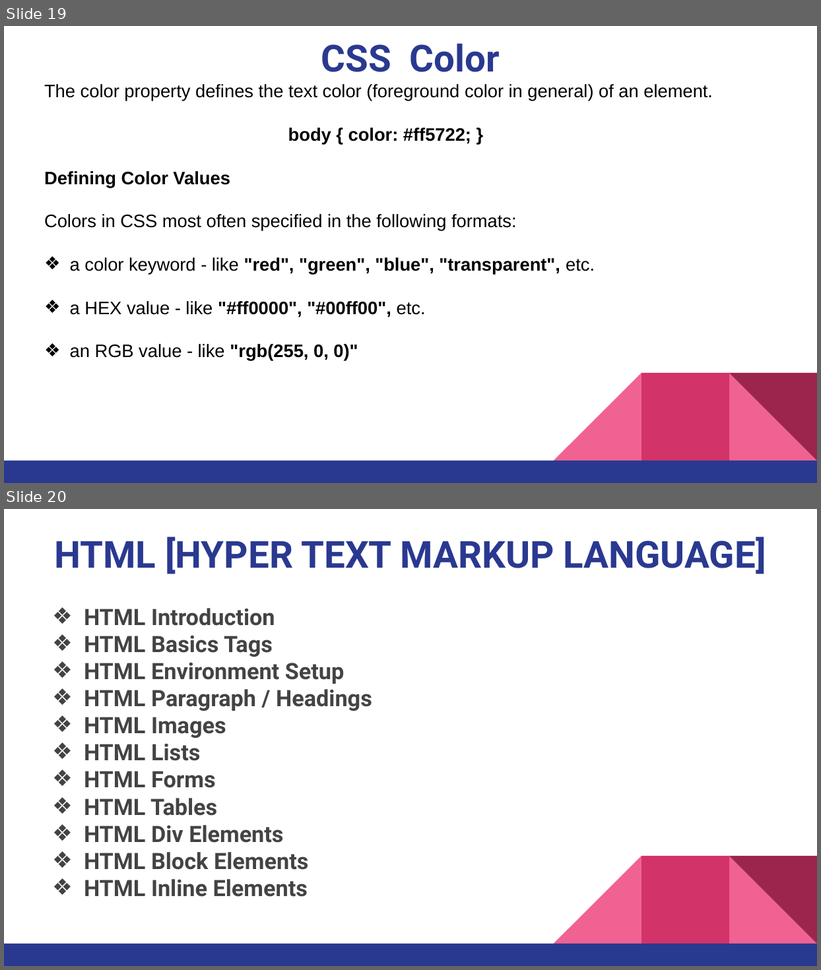
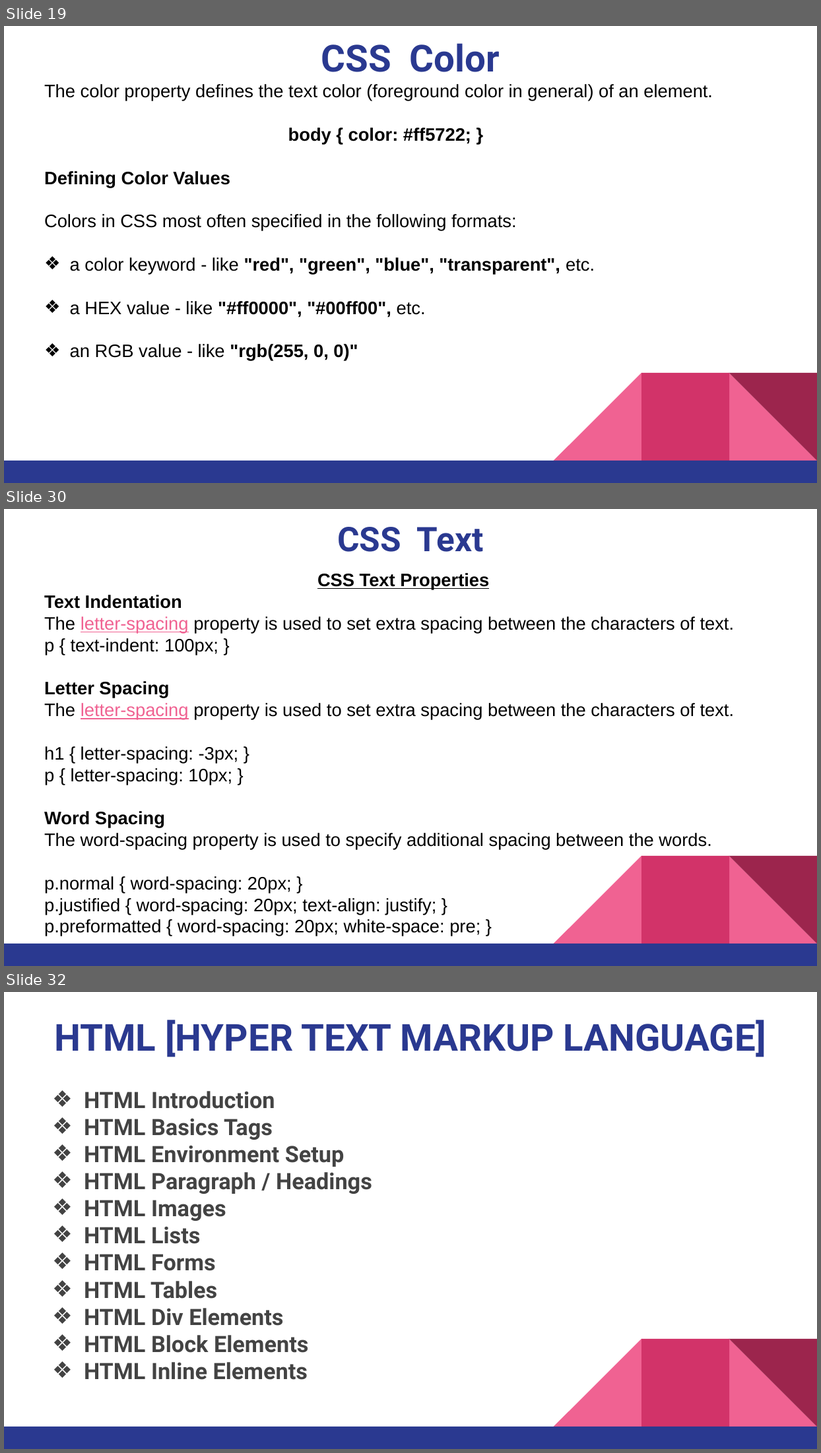
Before and after one commit to pnytrainingrepo/Webdevelopment, a slide deck: CSS Course.pptx. Shown one above the other, each under a label of ours: slides 19 and 20 before the commit, slides 19, 30 and 32 after it; the slides between them are not shown. The pictures are 821x970 and 821x1453 pixels, drawn with LibreOffice and Linux fonts; fonts in the diff are those of the drawing. Boxes give left, top, right and bottom in pixels: in the first picture for what was removed or moved away, otherwise in the second. Text is boxed around its words. In the diff, an @@ line names an element or a change of style, - is before the commit and + after.

```diff
--- a/CSS Course.pptx
+++ b/CSS Course.pptx
@@ slide 30 added at box(4, 509, 817, 966), background #FFFFFF; not listed: 5 template elements that a slide beside it also shows @@
@@ title added at box(337, 527, 484, 552), 30 pt, text #2A3990, bold @@
+CSS Text
@@ text added at box(44, 573, 735, 937), 16 pt, text #000000 @@
+CSS Text Properties
+Text Indentation
+The letter-spacing property is used to set extra spacing between the characters of text.
+p { text-indent: 100px; }
+Letter Spacing
+The letter-spacing property is used to set extra spacing between the characters of text.
+h1 { letter-spacing: -3px; }
+p { letter-spacing: 10px; }
+Word Spacing
+The word-spacing property is used to specify additional spacing between the words.
+p.normal { word-spacing: 20px; }
+p.justified { word-spacing: 20px; text-align: justify; }
+p.preformatted { word-spacing: 20px; white-space: pre; }
@@ what was slide 20 is now slide 32 @@
```
Also in this commit, not shown: 11 other slides added, 18 other files.
